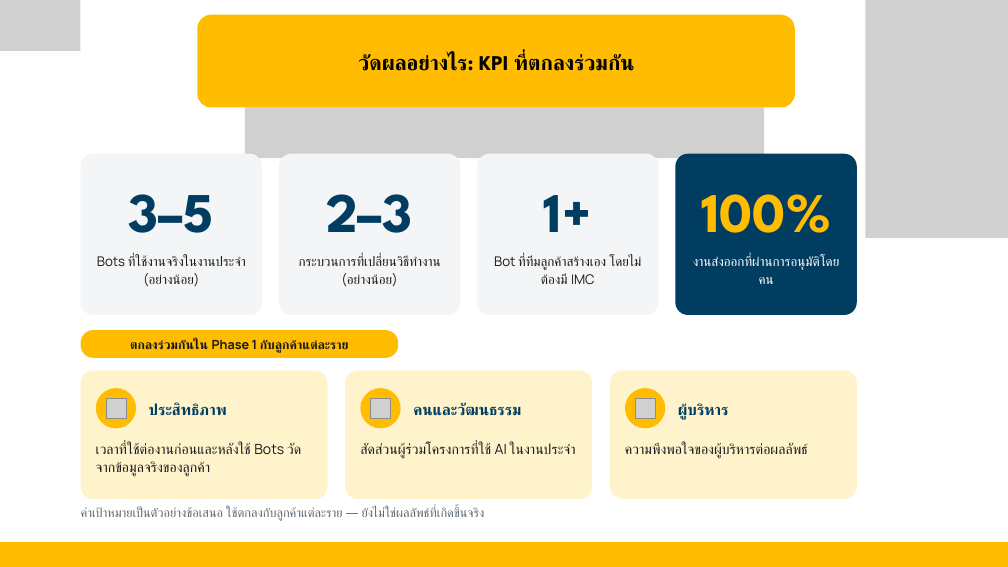
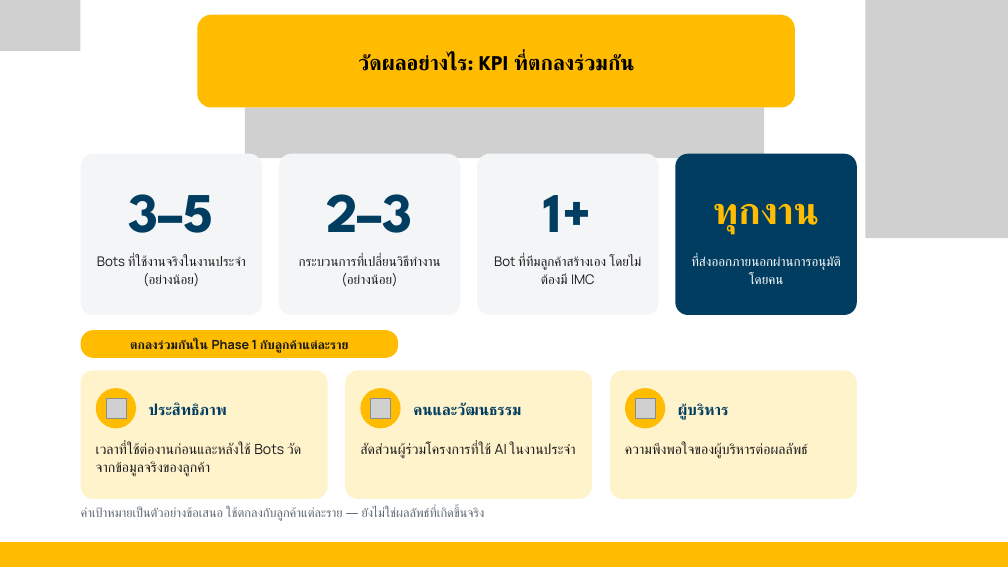
Before and after one commit to petong29149/imc-neuronknowledge, a slide deck: slide 22 of docs/sales/IMC_AI_Transformation_Packages.pptx (slide 23 before the commit). Drawn at 1008x567 pixels with LibreOffice and Linux fonts; fonts in the diff are those of the drawing; grey boxes stand for pictures. Boxes give left, top, right and bottom in pixels: in the first picture for what was removed or moved away, otherwise in the second. Text is boxed around its words. In the diff, an @@ line names an element or a change of style, - is before the commit and + after.

```diff
--- a/docs/sales/IMC_AI_Transformation_Packages.pptx
+++ b/docs/sales/IMC_AI_Transformation_Packages.pptx
@@ text at (713, 203, 819, 234): text changed; size 80 to 54 pt @@
-100%
+ทุกงาน
@@ text at (691, 256, 840, 284): text changed @@
-งานส่งออกที่ผ่านการอนุมัติโดยคน
+ที่ส่งออกภายนอกผ่านการอนุมัติโดยคน
```
Also in this commit, not shown: 13 other slides changed, 1 slide removed, 21 other files.
